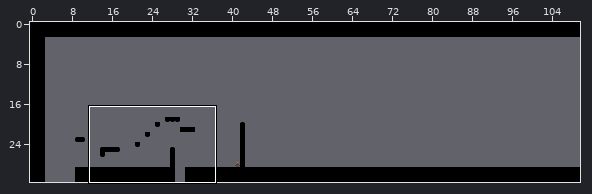
An edit to a level. Tiled map, resources/data/maps/map07.tmx. The picture above shows the old version from afar; the outline marks the close-up.
Close-up. Before the edit:
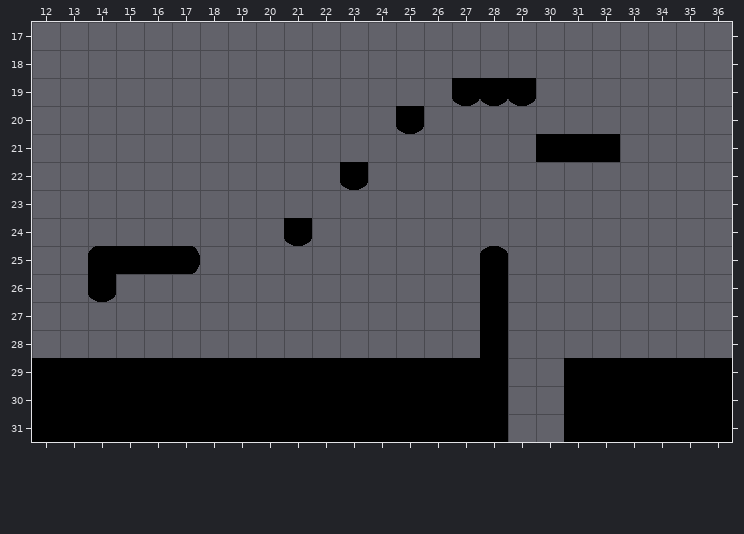
Cells are 32x32 px. Shown: x 12..36, y 17..31.
After the commit:
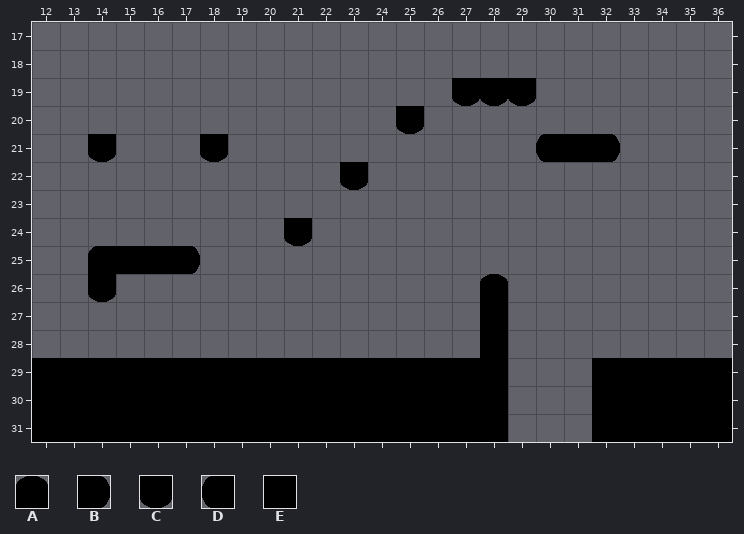
Key: from "bw_smoothies": A 0, B 1, C 2, D 3, E 8.
_ is an empty cell.
Edits made:
{"where": "layer \"mapplayer\""}
{"y":21,"x":14,"old":"_","new":"C"}
{"y":21,"x":18,"old":"_","new":"C"}
{"y":21,"x":30,"old":"E","new":"D"}
{"y":21,"x":32,"old":"E","new":"B"}
{"y":25,"x":28,"old":"A","new":"_"}
{"y":26,"x":28,"old":"E","new":"A"}
{"y":29,"x":31,"old":"E","new":"_"}
{"y":30,"x":31,"old":"E","new":"_"}
{"y":31,"x":31,"old":"E","new":"_"}
{"label":"added","picture_box":[88,134,116,162]}
{"label":"added","picture_box":[200,134,228,162]}
{"label":"changed","picture_box":[536,134,543,162]}
{"label":"changed","picture_box":[613,134,620,162]}
{"label":"changed","picture_box":[480,246,508,281]}
{"label":"removed","picture_box":[564,358,592,442]}
